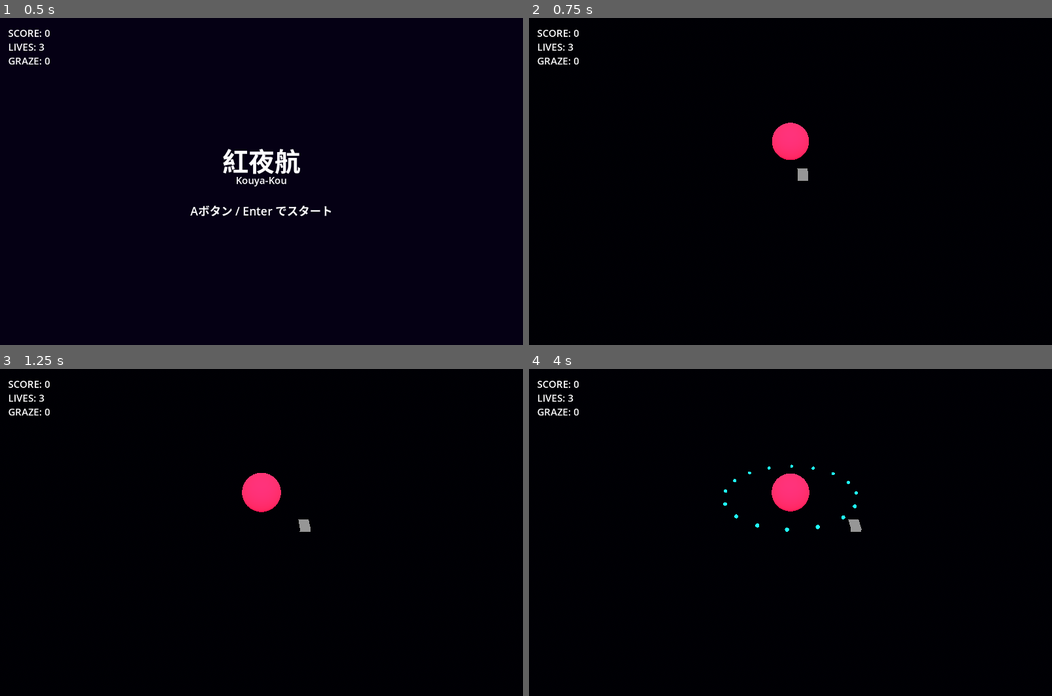
Above: before the commit, frames 1-4 (two rows, left to right).
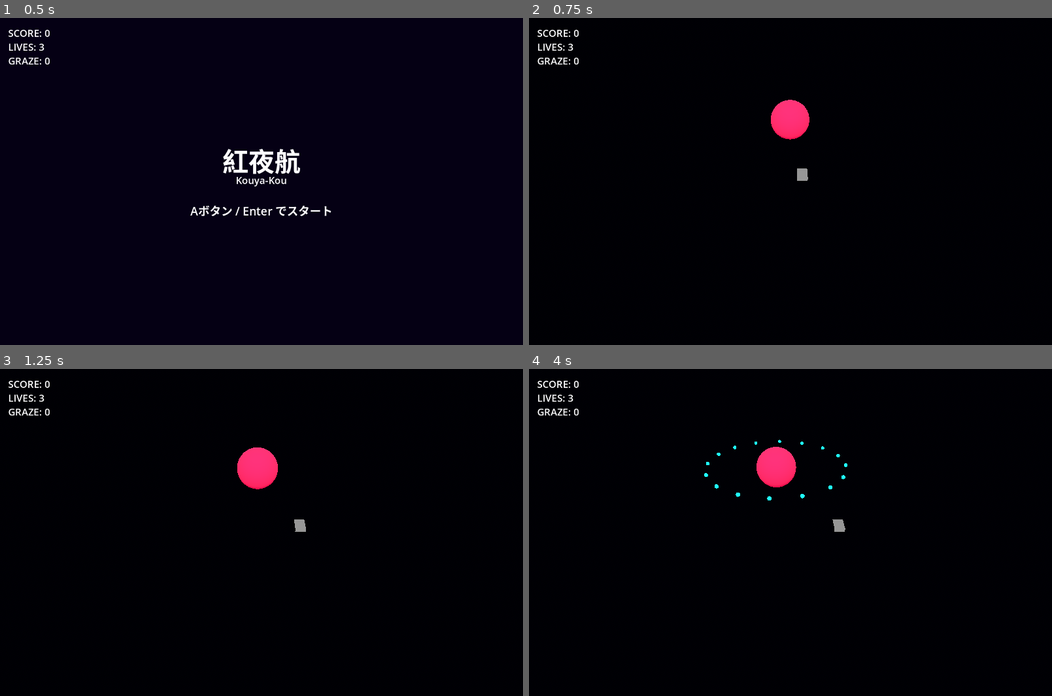
Above: after the commit, the same moments.

Repository: fillu87gyc/kyk
Game: Godot game, scene res://scenes/main.tscn
Same seed, same stepped clock (60 frames per second), same inputs: the game is played once before the commit and once after it.
Inputs:
- Up to frame 1 (0.5 s): no input
- Up to frame 2 (0.75 s): tap Enter at 0.5 s; hold D (move_right) from 0.53 s (still down); hold Shift (focus) from 0.53 s (still down)
- Up to frame 3 (1.25 s): keep holding D (move_right); keep holding Shift (focus)
- Up to frame 4 (4 s): release D (move_right) at 1.28 s; release Shift (focus) at 1.28 s; hold S (move_down) 1.28-2.03 s; tap Shift (focus) at 1.35, 2.85 s; hold D (move_right) 2.03-2.78 s; hold Shift (focus) 2.03-2.78 s; hold W (move_up) 2.78-3.53 s; hold A (move_left) from 3.53 s (still down); hold Shift (focus) from 3.53 s (still down)

Frame 1 is identical in both runs. In frame 2, 1.0% of the frame differs, in the area x 46-54%, y 25-50%; in frame 3, 1.2%; in frame 4, 1.6%, in the area x 33-64%, y 21-50%.

Commit message:
feat: 弾・ボス・カメラにZ/Y軸の動きを追加して3D感を演出
- BulletLogic に spawn_ring_3d / spawn_helix / spawn_dive を追加
  * spawn_ring_3d: リング弾にランダムなY成分を付与（上下に散る）
  * spawn_helix: XY螺旋+Z前進でプレイヤーに迫る竜巻パターン
  * spawn_dive: 上空から Y=0 に向けて落下するボム弾
- BulletManager を6波パターンに拡張し新パターンを使用、
  ボス座標を固定値からPresenterのグローバル位置に動的取得するよう変更
- ProceduralPresenter がY=1.5を基準に上下ボブ（空中浮遊感）
- Game でカメラがプレイヤーX座標を緩やかに追従（視差生成）

https://claude.ai/code/session_01R3QdRHSXFunoebyks2QUAC

Diff:
--- a/core/bullet_logic.gd
+++ b/core/bullet_logic.gd
@@ -56,3 +56,56 @@
 		var vel := Vector3(sin(a), 0.0, cos(a)) * speed
 		out.append(BulletState.new(center, vel))
 	return out
+
+# 3D ring: XZ ring with per-bullet vertical spread
+static func spawn_ring_3d(
+	center: Vector3,
+	count: int,
+	speed: float,
+	rng: RandomNumberGenerator
+) -> Array:
+	var out: Array = []
+	for i in count:
+		var angle := (TAU / count) * i + rng.randf() * 0.05
+		var y_angle := rng.randf_range(-PI / 4.0, PI / 4.0)
+		var xz_r := cos(y_angle)
+		var vel := Vector3(cos(angle) * xz_r, sin(y_angle), sin(angle) * xz_r) * speed
+		out.append(BulletState.new(center, vel))
+	return out
+
+# Helix: spiral arms advancing in +Z toward the player
+static func spawn_helix(
+	center: Vector3,
+	arm_count: int,
+	speed: float,
+	z_advance: float
+) -> Array:
+	var out: Array = []
+	var bullets_per_arm := 8
+	for arm in arm_count:
+		var arm_offset := (TAU / arm_count) * arm
+		for i in bullets_per_arm:
+			var t := float(i) / float(bullets_per_arm)
+			var angle := arm_offset + t * TAU
+			var vel := Vector3(cos(angle) * speed, sin(angle) * speed, z_advance)
+			out.append(BulletState.new(center, vel))
+	return out
+
+# Dive: spawn above the playfield and fall toward Y=0
+static func spawn_dive(
+	center: Vector3,
+	count: int,
+	speed: float,
+	spawn_height: float,
+	spread: float,
+	rng: RandomNumberGenerator
+) -> Array:
+	var out: Array = []
+	for i in count:
+		var x := center.x + rng.randf_range(-spread, spread)
+		var z := center.z + rng.randf_range(1.0, 8.0)
+		var spawn_pos := Vector3(x, center.y + spawn_height, z)
+		var target := Vector3(x + rng.randf_range(-0.5, 0.5), 0.0, z)
+		var vel := (target - spawn_pos).normalized() * speed
+		out.append(BulletState.new(spawn_pos, vel))
+	return out
--- a/core/procedural_presenter.gd
+++ b/core/procedural_presenter.gd
@@ -6,6 +6,8 @@
 var _material: StandardMaterial3D
 var _time := 0.0
 var _pulse_speed := 1.0
+var _bob_time := 0.0
+const _BASE_Y := 1.5
 
 func _ready() -> void:
 	_sphere = SphereMesh.new()
@@ -44,8 +46,10 @@
 
 func tick(delta: float) -> void:
 	_time += delta * _pulse_speed
+	_bob_time += delta
 	var s := 1.0 + sin(_time) * 0.1
 	_mesh_instance.scale = Vector3(s, s, s)
+	position.y = _BASE_Y + sin(_bob_time * 0.7) * 0.5
 
 func is_valid() -> bool:
 	return true
--- a/scripts/bullet_manager.gd
+++ b/scripts/bullet_manager.gd
@@ -49,10 +49,16 @@
 func _wave_interval() -> float:
 	return max(0.4, 2.0 - _wave_index * 0.1)
 
+func _get_boss_pos() -> Vector3:
+	var parent := get_parent()
+	if parent and parent.has_node("BossPresenterSlot"):
+		return parent.get_node("BossPresenterSlot").global_position
+	return Vector3(0.0, 1.5, -4.0)
+
 func _spawn_wave() -> void:
-	var boss_pos := Vector3(0.0, 0.0, -4.0)
+	var boss_pos := _get_boss_pos()
 	var new_bullets: Array
-	match _wave_index % 3:
+	match _wave_index % 6:
 		0:
 			new_bullets = BulletLogic.spawn_ring(boss_pos, 16, 3.0, _rng)
 		1:
@@ -60,6 +66,12 @@
 			new_bullets = BulletLogic.spawn_aimed(boss_pos, player_pos, 5, 0.3, 4.0)
 		2:
 			new_bullets = BulletLogic.spawn_ring(boss_pos, 8, 5.0, _rng)
+		3:
+			new_bullets = BulletLogic.spawn_ring_3d(boss_pos, 20, 3.5, _rng)
+		4:
+			new_bullets = BulletLogic.spawn_helix(boss_pos, 3, 2.5, 3.5)
+		5:
+			new_bullets = BulletLogic.spawn_dive(boss_pos, 14, 5.0, 4.0, 5.0, _rng)
 	_wave_index += 1
 
 	for b in new_bullets:
--- a/scripts/game.gd
+++ b/scripts/game.gd
@@ -10,6 +10,7 @@
 @onready var _player: CharacterBody3D = $Player
 @onready var _bullet_manager: Node3D = $BulletManager
 @onready var _presenter: BossPresenter = $BossPresenterSlot
+@onready var _camera: Camera3D = $Camera3D
 @onready var _score_label: Label = $HUD/ScoreLabel
 @onready var _lives_label: Label = $HUD/LivesLabel
 @onready var _graze_label: Label = $HUD/GrazeLabel
@@ -37,6 +38,8 @@
 		return
 	_bullet_manager.check_collisions(_player.global_position)
 	_presenter.tick(delta)
+	var target_cam_x := _player.global_position.x * 0.2
+	_camera.position.x = lerp(_camera.position.x, target_cam_x, delta * 2.5)
 
 func _on_bullet_hit(_pos: Vector3) -> void:
 	_player.take_hit()
